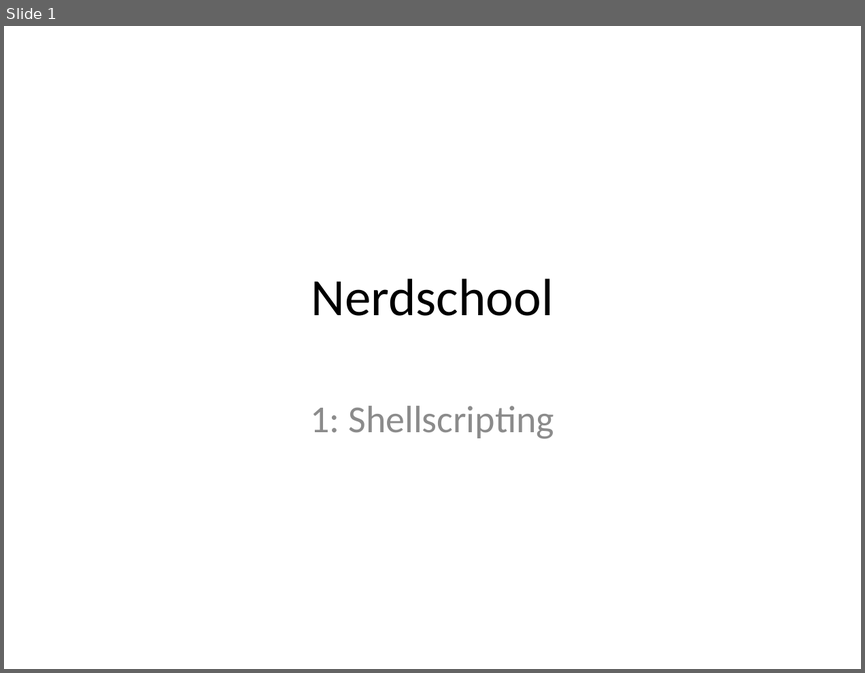
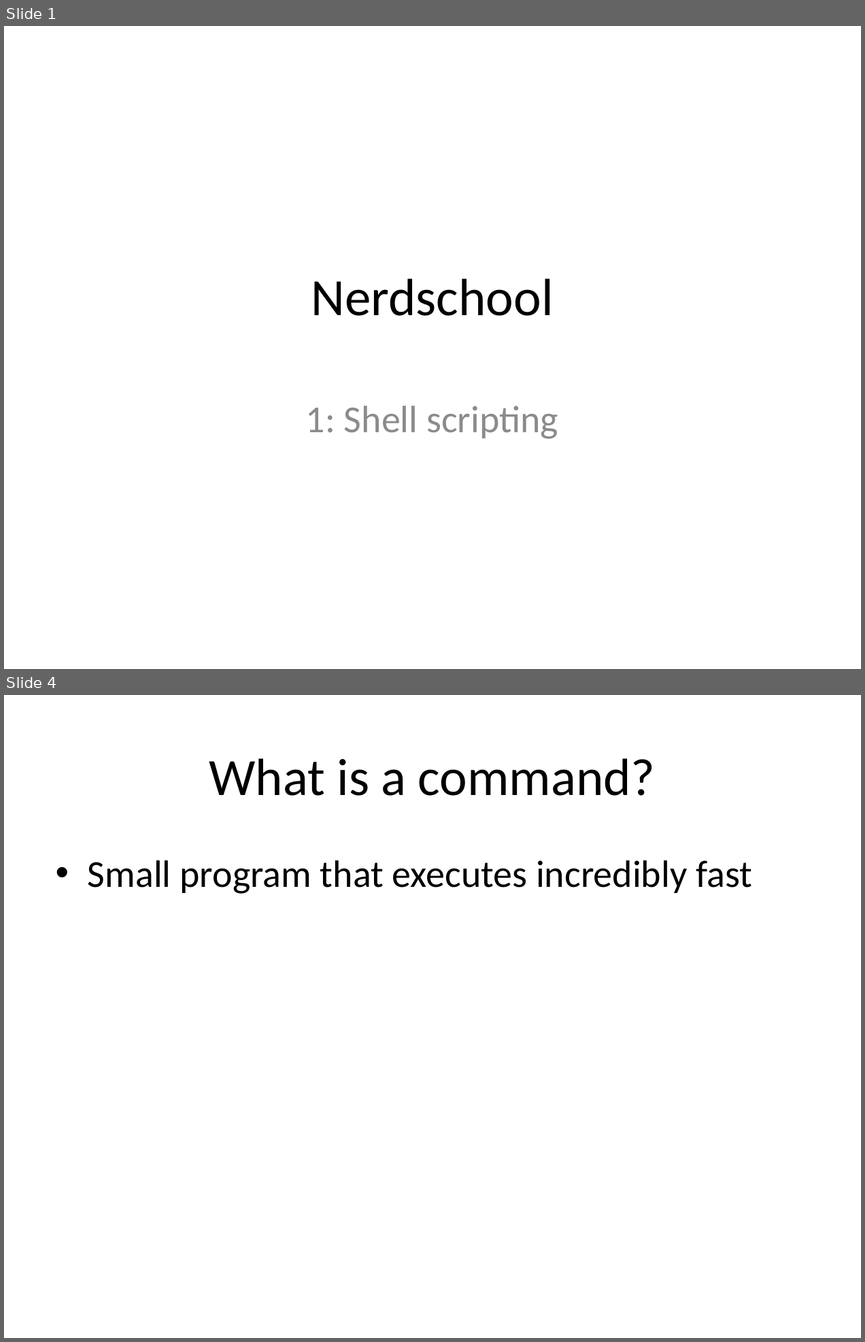
Before and after one commit to anettebgo/nerdschool, a slide deck: 1/shellscripting.pptx. Shown one above the other, each under a label of ours: slide 1 before the commit, slides 1 and 4 after it; the slides between them are not shown. The pictures are 865x673 and 865x1342 pixels, drawn with LibreOffice and Linux fonts; fonts in the diff are those of the drawing. Boxes give left, top, right and bottom in pixels: in the first picture for what was removed or moved away, otherwise in the second. Text is boxed around its words. In the diff, an @@ line names an element or a change of style, - is before the commit and + after.

```diff
--- a/1/shellscripting.pptx
+++ b/1/shellscripting.pptx
@@ slide 4 added at [4,695,861,1338], background #FFFFFF @@
@@ title added at [209,758,655,796], 44 pt, text #000000 @@
+What is a command?
@@ text added at [88,860,752,894], 32 pt, text #000000 @@
+• Small program that executes incredibly fast
@@ slide 1 changed as well @@
@@ subtitle at [306,405,558,439]: spaces changed @@
-1: Shellscripting
+1: Shell scripting
```
Also in this commit, not shown: 3 other slides changed, 5 other slides added, 8 slides removed.
